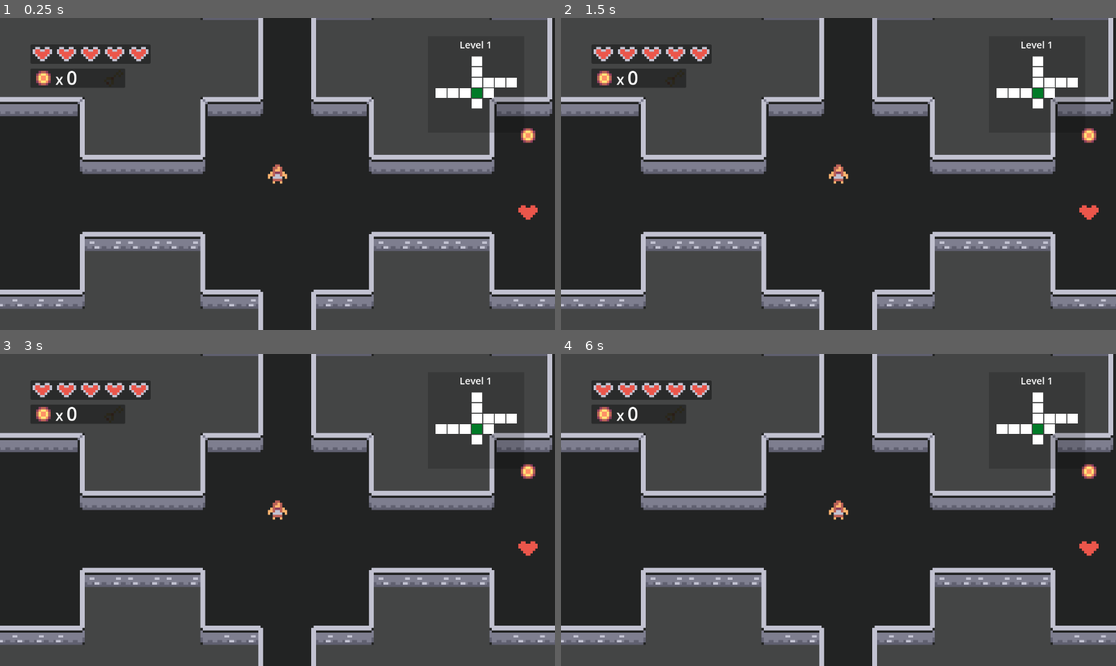
Above: before the commit, frames 1-4 (two rows, left to right).
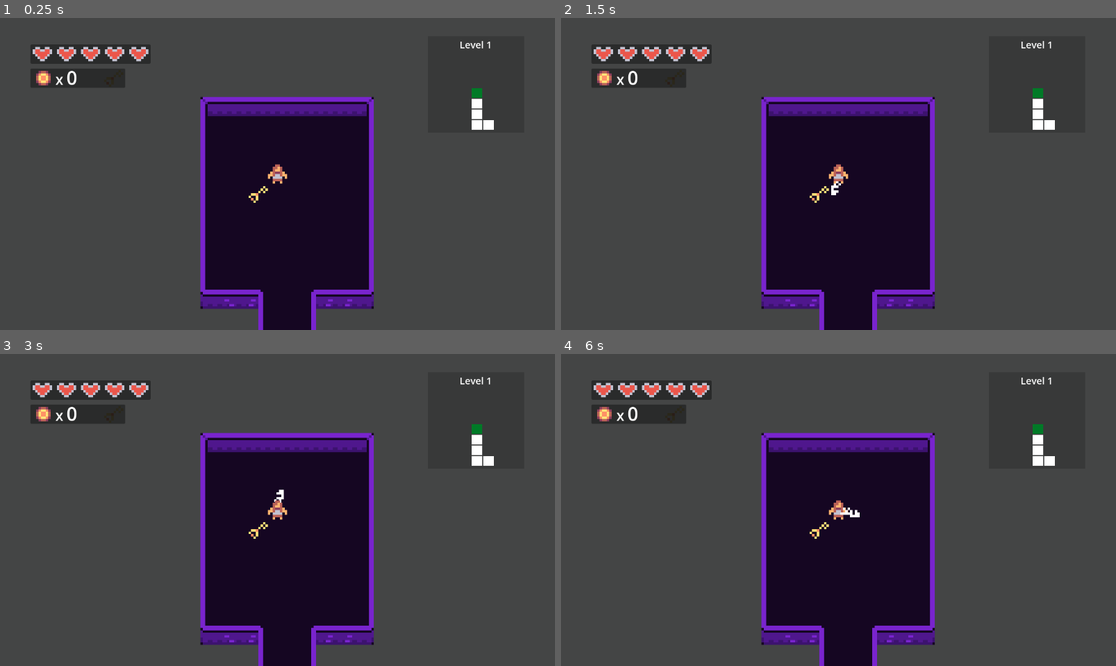
Above: after the commit, the same moments.

Repository: AyaPK/godot-roguelike
Game: Godot game, scene res://scenes/world.tscn
Same seed, same stepped clock (60 frames per second), same inputs: the game is played once before the commit and once after it.
Inputs:
- Up to frame 1 (0.25 s): no input
- Up to frame 2 (1.5 s): tap Enter at 0.5 s; hold Right (atk_right) 0.53-1.28 s; tap Space at 1.25 s; hold Down (atk_down) from 1.28 s (still down)
- Up to frame 3 (3 s): tap Enter at 2 s; release Down (atk_down) at 2.03 s; hold Right (atk_right) 2.03-2.78 s; tap Space at 2.75 s; hold Up (atk_up) from 2.78 s (still down)
- Up to frame 4 (6 s): tap Enter at 3.5 s; release Up (atk_up) at 3.53 s; hold Left (atk_left) 3.53-5.03 s; tap Space at 4.25 s; hold Down (atk_down) 5.03-5.78 s; hold Right (atk_right) from 5.78 s (still down)

The runs differ from the first frame. In frame 1, 57% of the frame differs, in the area x 0-100%, y 0-100%; in frame 2, 57%; in frame 3, 57%; in frame 4, 57%.

Commit message:
Add basic attack animation

Diff:
--- /dev/null
+++ b/default_bus_layout.tres
@@ -0,0 +1,4 @@
+[gd_resource type="AudioBusLayout" format=3 uid="uid://d38ig6lwld57h"]
+
+[resource]
+bus/0/volume_db = -0.130497
--- a/enemy/enemy.tscn
+++ b/enemy/enemy.tscn
@@ -58,3 +58,5 @@
 libraries = {
 &"": SubResource("AnimationLibrary_ppra6")
 }
+
+[node name="SFX" type="AudioStreamPlayer" parent="."]
--- a/globals/PlayerData.gd
+++ b/globals/PlayerData.gd
@@ -4,9 +4,14 @@
 var health: int = max_health
 var coins: int = 0
 var level: int = 1
-var map_seed: int = 42069
+var map_seed: int = 420
+
+var random_modulate: Color
 
 signal health_changed
+
+func _ready() -> void:
+	random_modulate = Color(randf_range(0,1), randf_range(0,1), randf_range(0,1))
 
 func change_health(num: int) -> void:
 	health += num
--- a/player/player.tscn
+++ b/player/player.tscn
@@ -1,7 +1,9 @@
-[gd_scene load_steps=7 format=3 uid="uid://dcxsq4hvthnmt"]
+[gd_scene load_steps=19 format=3 uid="uid://dcxsq4hvthnmt"]
 
 [ext_resource type="Texture2D" uid="uid://cckckhfe4g3q4" path="res://assets/art/character.png" id="1_oul6g"]
 [ext_resource type="Script" uid="uid://bqptt2y2qjo18" path="res://scripts/player.gd" id="1_rkbax"]
+[ext_resource type="AudioStream" uid="uid://clifq3vruoei2" path="res://sfx/walk.wav" id="3_g1dw6"]
+[ext_resource type="Texture2D" uid="uid://bxyomvg8pqody" path="res://assets/art/slash.png" id="4_yw30f"]
 
 [sub_resource type="RectangleShape2D" id="RectangleShape2D_oul6g"]
 size = Vector2(40, 40)
@@ -43,6 +45,305 @@
 &"hit": SubResource("Animation_rkbax")
 }
 
+[sub_resource type="Animation" id="Animation_yw30f"]
+resource_name = "right"
+length = 0.05
+tracks/0/type = "value"
+tracks/0/imported = false
+tracks/0/enabled = true
+tracks/0/path = NodePath("swing:position")
+tracks/0/interp = 1
+tracks/0/loop_wrap = true
+tracks/0/keys = {
+"times": PackedFloat32Array(0),
+"transitions": PackedFloat32Array(1),
+"update": 0,
+"values": [Vector2(24, 0)]
+}
+tracks/1/type = "value"
+tracks/1/imported = false
+tracks/1/enabled = true
+tracks/1/path = NodePath("swing:rotation")
+tracks/1/interp = 1
+tracks/1/loop_wrap = true
+tracks/1/keys = {
+"times": PackedFloat32Array(0),
+"transitions": PackedFloat32Array(1),
+"update": 0,
+"values": [0.0]
+}
+tracks/2/type = "method"
+tracks/2/imported = false
+tracks/2/enabled = true
+tracks/2/path = NodePath(".")
+tracks/2/interp = 1
+tracks/2/loop_wrap = true
+tracks/2/keys = {
+"times": PackedFloat32Array(0.0333333),
+"transitions": PackedFloat32Array(1),
+"values": [{
+"args": [],
+"method": &"play_attack"
+}]
+}
+tracks/3/type = "value"
+tracks/3/imported = false
+tracks/3/enabled = true
+tracks/3/path = NodePath("swing:z_index")
+tracks/3/interp = 1
+tracks/3/loop_wrap = true
+tracks/3/keys = {
+"times": PackedFloat32Array(0),
+"transitions": PackedFloat32Array(1),
+"update": 1,
+"values": [0]
+}
+
+[sub_resource type="Animation" id="Animation_qjkh3"]
+length = 0.001
+tracks/0/type = "value"
+tracks/0/imported = false
+tracks/0/enabled = true
+tracks/0/path = NodePath("swing:position")
+tracks/0/interp = 1
+tracks/0/loop_wrap = true
+tracks/0/keys = {
+"times": PackedFloat32Array(0),
+"transitions": PackedFloat32Array(1),
+"update": 0,
+"values": [Vector2(0, 0)]
+}
+tracks/1/type = "value"
+tracks/1/imported = false
+tracks/1/enabled = true
+tracks/1/path = NodePath("swing:rotation")
+tracks/1/interp = 1
+tracks/1/loop_wrap = true
+tracks/1/keys = {
+"times": PackedFloat32Array(0),
+"transitions": PackedFloat32Array(1),
+"update": 0,
+"values": [0.0]
+}
+tracks/2/type = "value"
+tracks/2/imported = false
+tracks/2/enabled = true
+tracks/2/path = NodePath("swing:z_index")
+tracks/2/interp = 1
+tracks/2/loop_wrap = true
+tracks/2/keys = {
+"times": PackedFloat32Array(0),
+"transitions": PackedFloat32Array(1),
+"update": 1,
+"values": [-1]
+}
+
+[sub_resource type="Animation" id="Animation_g6k8r"]
+resource_name = "left"
+length = 0.05
+tracks/0/type = "value"
+tracks/0/imported = false
+tracks/0/enabled = true
+tracks/0/path = NodePath("swing:position")
+tracks/0/interp = 1
+tracks/0/loop_wrap = true
+tracks/0/keys = {
+"times": PackedFloat32Array(0),
+"transitions": PackedFloat32Array(1),
+"update": 0,
+"values": [Vector2(-27, 0)]
+}
+tracks/1/type = "value"
+tracks/1/imported = false
+tracks/1/enabled = true
+tracks/1/path = NodePath("swing:rotation")
+tracks/1/interp = 1
+tracks/1/loop_wrap = true
+tracks/1/keys = {
+"times": PackedFloat32Array(0),
+"transitions": PackedFloat32Array(1),
+"update": 0,
+"values": [3.14159]
+}
+tracks/2/type = "method"
+tracks/2/imported = false
+tracks/2/enabled = true
+tracks/2/path = NodePath(".")
+tracks/2/interp = 1
+tracks/2/loop_wrap = true
+tracks/2/keys = {
+"times": PackedFloat32Array(0.0333333),
+"transitions": PackedFloat32Array(1),
+"values": [{
+"args": [],
+"method": &"play_attack"
+}]
+}
+tracks/3/type = "value"
+tracks/3/imported = false
+tracks/3/enabled = true
+tracks/3/path = NodePath("swing:z_index")
+tracks/3/interp = 1
+tracks/3/loop_wrap = true
+tracks/3/keys = {
+"times": PackedFloat32Array(0),
+"transitions": PackedFloat32Array(1),
+"update": 1,
+"values": [0]
+}
+
+[sub_resource type="Animation" id="Animation_boad6"]
+resource_name = "up"
+length = 0.05
+tracks/0/type = "value"
+tracks/0/imported = false
+tracks/0/enabled = true
+tracks/0/path = NodePath("swing:position")
+tracks/0/interp = 1
+tracks/0/loop_wrap = true
+tracks/0/keys = {
+"times": PackedFloat32Array(0),
+"transitions": PackedFloat32Array(1),
+"update": 0,
+"values": [Vector2(-2, -22)]
+}
+tracks/1/type = "value"
+tracks/1/imported = false
+tracks/1/enabled = true
+tracks/1/path = NodePath("swing:rotation")
+tracks/1/interp = 1
+tracks/1/loop_wrap = true
+tracks/1/keys = {
+"times": PackedFloat32Array(0),
+"transitions": PackedFloat32Array(1),
+"update": 0,
+"values": [4.71239]
+}
+tracks/2/type = "method"
+tracks/2/imported = false
+tracks/2/enabled = true
+tracks/2/path = NodePath(".")
+tracks/2/interp = 1
+tracks/2/loop_wrap = true
+tracks/2/keys = {
+"times": PackedFloat32Array(0.0333333),
+"transitions": PackedFloat32Array(1),
+"values": [{
+"args": [],
+"method": &"play_attack"
+}]
+}
+tracks/3/type = "value"
+tracks/3/imported = false
+tracks/3/enabled = true
+tracks/3/path = NodePath("swing:z_index")
+tracks/3/interp = 1
+tracks/3/loop_wrap = true
+tracks/3/keys = {
+"times": PackedFloat32Array(0),
+"transitions": PackedFloat32Array(1),
+"update": 1,
+"values": [-1]
+}
+
+[sub_resource type="Animation" id="Animation_rgyib"]
+resource_name = "down"
+length = 0.05
+tracks/0/type = "value"
+tracks/0/imported = false
+tracks/0/enabled = true
+tracks/0/path = NodePath("swing:position")
+tracks/0/interp = 1
+tracks/0/loop_wrap = true
+tracks/0/keys = {
+"times": PackedFloat32Array(0),
+"transitions": PackedFloat32Array(1),
+"update": 0,
+"values": [Vector2(7.10543e-14, 24)]
+}
+tracks/1/type = "value"
+tracks/1/imported = false
+tracks/1/enabled = true
+tracks/1/path = NodePath("swing:rotation")
+tracks/1/interp = 1
+tracks/1/loop_wrap = true
+tracks/1/keys = {
+"times": PackedFloat32Array(0),
+"transitions": PackedFloat32Array(1),
+"update": 0,
+"values": [1.5708]
+}
+tracks/2/type = "method"
+tracks/2/imported = false
+tracks/2/enabled = true
+tracks/2/path = NodePath(".")
+tracks/2/interp = 1
+tracks/2/loop_wrap = true
+tracks/2/keys = {
+"times": PackedFloat32Array(0.0333333),
+"transitions": PackedFloat32Array(1),
+"values": [{
+"args": [],
+"method": &"play_attack"
+}]
+}
+tracks/3/type = "value"
+tracks/3/imported = false
+tracks/3/enabled = true
+tracks/3/path = NodePath("swing:z_index")
+tracks/3/interp = 1
+tracks/3/loop_wrap = true
+tracks/3/keys = {
+"times": PackedFloat32Array(0),
+"transitions": PackedFloat32Array(1),
+"update": 1,
+"values": [-1]
+}
+
+[sub_resource type="AnimationLibrary" id="AnimationLibrary_qjkh3"]
+_data = {
+&"RESET": SubResource("Animation_qjkh3"),
+&"down": SubResource("Animation_rgyib"),
+&"left": SubResource("Animation_g6k8r"),
+&"right": SubResource("Animation_yw30f"),
+&"up": SubResource("Animation_boad6")
+}
+
+[sub_resource type="AtlasTexture" id="AtlasTexture_g6k8r"]
+atlas = ExtResource("4_yw30f")
+region = Rect2(0, 0, 8, 8)
+
+[sub_resource type="AtlasTexture" id="AtlasTexture_boad6"]
+atlas = ExtResource("4_yw30f")
+region = Rect2(8, 0, 8, 8)
+
+[sub_resource type="AtlasTexture" id="AtlasTexture_rgyib"]
+atlas = ExtResource("4_yw30f")
+region = Rect2(16, 0, 8, 8)
+
+[sub_resource type="SpriteFrames" id="SpriteFrames_hg6s5"]
+animations = [{
+"frames": [{
+"duration": 1.0,
+"texture": null
+}, {
+"duration": 1.0,
+"texture": SubResource("AtlasTexture_g6k8r")
+}, {
+"duration": 1.0,
+"texture": SubResource("AtlasTexture_boad6")
+}, {
+"duration": 1.0,
+"texture": SubResource("AtlasTexture_rgyib")
+}, {
+"duration": 1.0,
+"texture": null
+}],
+"loop": false,
+"name": &"default",
+"speed": 20.0
+}]
+
 [node name="Player" type="CharacterBody2D" groups=["Player"]]
 z_index = 2
 script = ExtResource("1_rkbax")
@@ -62,3 +363,20 @@
 libraries = {
 &"": SubResource("AnimationLibrary_g1dw6")
 }
+
+[node name="SFX" type="AudioStreamPlayer2D" parent="."]
+stream = ExtResource("3_g1dw6")
+volume_db = -5.0
+
+[node name="SFX2" type="AudioStreamPlayer2D" parent="."]
+stream = ExtResource("3_g1dw6")
+
+[node name="AtkAnim" type="AnimationPlayer" parent="."]
+libraries = {
+&"": SubResource("AnimationLibrary_qjkh3")
+}
+
+[node name="swing" type="AnimatedSprite2D" parent="."]
+z_index = -1
+scale = Vector2(5, 5)
+sprite_frames = SubResource("SpriteFrames_hg6s5")
--- a/project.godot
+++ b/project.godot
@@ -18,6 +18,7 @@
 [autoload]
 
 PlayerData="*res://globals/PlayerData.gd"
+Sfx="*res://scenes/SFX.tscn"
 
 [global_group]
 
--- /dev/null
+++ b/scenes/SFX.tscn
@@ -0,0 +1,35 @@
+[gd_scene load_steps=8 format=3 uid="uid://c4r83x1d6bnlm"]
+
+[ext_resource type="AudioStream" uid="uid://chby07eu0dub5" path="res://sfx/coin.wav" id="1_84khp"]
+[ext_resource type="Script" uid="uid://ccfwutgacmvcl" path="res://scripts/sfx.gd" id="1_krya2"]
+[ext_resource type="AudioStream" uid="uid://dbpl0am72pe65" path="res://sfx/heart.wav" id="2_krya2"]
+[ext_resource type="AudioStream" uid="uid://byme82hy7n247" path="res://sfx/key.wav" id="3_voggf"]
+[ext_resource type="AudioStream" uid="uid://baevhj1ukqap0" path="res://sfx/door.wav" id="4_0jrv7"]
+[ext_resource type="AudioStream" uid="uid://b3jetpsp5q6c1" path="res://sfx/death.wav" id="5_1pw5g"]
+[ext_resource type="AudioStream" uid="uid://blkm1v5pm3ym6" path="res://sfx/music.mp3" id="7_voggf"]
+
+[node name="Sfx" type="Node2D"]
+script = ExtResource("1_krya2")
+
+[node name="coin" type="AudioStreamPlayer" parent="."]
+stream = ExtResource("1_84khp")
+
+[node name="heart" type="AudioStreamPlayer" parent="."]
+stream = ExtResource("2_krya2")
+volume_db = -5.0
+
+[node name="key" type="AudioStreamPlayer" parent="."]
+stream = ExtResource("3_voggf")
+volume_db = -10.0
+
+[node name="door" type="AudioStreamPlayer" parent="."]
+stream = ExtResource("4_0jrv7")
+
+[node name="death" type="AudioStreamPlayer" parent="."]
+stream = ExtResource("5_1pw5g")
+volume_db = -3.0
+
+[node name="music" type="AudioStreamPlayer" parent="."]
+stream = ExtResource("7_voggf")
+volume_db = -12.0
+autoplay = true
--- a/scenes/world.tscn
+++ b/scenes/world.tscn
@@ -18,11 +18,11 @@
 [node name="Generation" parent="." instance=ExtResource("3_k0juu")]
 script = ExtResource("4_71j4m")
 enemy_spawn_chance = 0.8
-coin_spawn_chance = 0.4
-heart_spawn_chance = 0.3
+coin_spawn_chance = 0.3
+heart_spawn_chance = 0.5
 max_enemies = 2
-max_coins = 2
-max_hearts = 2
+max_coins = 3
+max_hearts = 3
 
 [node name="Enemies" type="Node" parent="." groups=["Enemy_Manager"]]
 script = ExtResource("5_qfnet")
--- a/scripts/coin.gd
+++ b/scripts/coin.gd
@@ -3,5 +3,6 @@
 
 func _on_body_entered(body: Node2D) -> void:
 	if body.is_in_group("Player"):
+		Sfx.get_child(0).play()
 		PlayerData.coins += 1
 		queue_free()
--- a/scripts/enemy.gd
+++ b/scripts/enemy.gd
@@ -39,8 +39,8 @@
 
 func take_damage(damage_taken: int) -> void:
 	hp -= damage_taken
-	if hp <= 0:
-		queue_free()
 	$AnimationPlayer.play("hit")
 	if randf() > attack_chance:
 		player.take_damage(damage)
+	if hp <= 0:
+		queue_free()
--- a/scripts/exit_door.gd
+++ b/scripts/exit_door.gd
@@ -1,9 +1,9 @@
 extends Area2D
-
 
 func _on_body_entered(body: Node2D) -> void:
 	if body.is_in_group("Player"):
 		if body.has_key:
 			PlayerData.level += 1
 			PlayerData.map_seed += randi_range(1, 6969)
+			Sfx.door.play()
 			get_tree().reload_current_scene()
--- a/scripts/generation.gd
+++ b/scripts/generation.gd
@@ -4,7 +4,7 @@
 
 var map_width: int = 7
 var map_height: int = 7
-var rooms: int = 12
+var rooms: int = 5
 var room_counter: int = 0
 var rooms_instantiated = false
 var first_room_pos: Vector2
@@ -89,6 +89,7 @@
 			if !map[x][y]:
 				continue
 			var room = room_scene.instantiate()
+
 			room.position = Vector2(x, y) * 600
 			if y > 0 and map[x][y - 1]:
 				room.north()
--- a/scripts/heart.gd
+++ b/scripts/heart.gd
@@ -4,5 +4,6 @@
 func _on_body_entered(body: Node2D) -> void:
 	if body.is_in_group("Player"):
 		if PlayerData.health < PlayerData.max_health:
+			Sfx.heart.play()
 			PlayerData.change_health(2)
 			queue_free()
--- a/scripts/key.gd
+++ b/scripts/key.gd
@@ -3,5 +3,6 @@
 
 func _on_body_entered(body: Node2D) -> void:
 	if body.is_in_group("Player"):
+		Sfx.key.play()
 		body.has_key = true
 		queue_free()
--- a/scripts/player.gd
+++ b/scripts/player.gd
@@ -2,6 +2,10 @@
 
 signal player_moved
 signal player_hit
+
+const WALK = preload("res://sfx/walk.wav")
+const HURT = preload("res://sfx/Hurt.wav")
+const SWORD_SLASH = preload("res://sfx/Sword_Slash.wav")
 
 var has_key: bool = false
 
@@ -23,12 +27,16 @@
 		move(velocity)
 	elif Input.is_action_just_pressed("atk_up"):
 		try_attack(Vector2.UP)
+		$AtkAnim.play("up")
 	elif Input.is_action_just_pressed("atk_down"):
 		try_attack(Vector2.DOWN)
+		$AtkAnim.play("down")
 	elif Input.is_action_just_pressed("atk_left"):
 		try_attack(Vector2.LEFT)
+		$AtkAnim.play("left")
 	elif Input.is_action_just_pressed("atk_right"):
 		try_attack(Vector2.RIGHT)
+		$AtkAnim.play("right")
 
 func move(dir: Vector2) -> void:
 	var space_rid = get_world_2d().space
@@ -39,14 +47,20 @@
 	if result:
 		if result.collider.is_in_group("walls"):
 			return
+	$SFX.stream = WALK
+	$SFX.play()
 	position += 40 * dir
 	player_moved.emit()
 
-func take_damage(damage_taken: int) -> void:
+func take_damage(_damage_taken: int) -> void:
 	PlayerData.change_health(-1)
 	$AnimationPlayer.play("hit")
 	if PlayerData.health <= 0:
+		Sfx.death.play()
 		get_tree().reload_current_scene()
+	if PlayerData.health > 0:
+		$SFX.stream = HURT
+		$SFX.play()
 	player_hit.emit()
 
 func try_attack(direction: Vector2) -> void:
@@ -54,8 +68,14 @@
 	var space_state = PhysicsServer2D.space_get_direct_state(space_rid)
 	var query = PhysicsRayQueryParameters2D.create(global_position, global_position + Vector2(48, 48) * direction)
 	var result = space_state.intersect_ray(query)
+	$SFX2.stream = SWORD_SLASH
+	$SFX2.play()
 	if result:
 		if result.collider.is_in_group("Enemy"):
 			result.collider.take_damage(1)
 	else:
 		player_moved.emit()
+
+func play_attack() -> void:
+	$swing.frame = 0
+	$swing.play()
--- a/scripts/room.gd
+++ b/scripts/room.gd
@@ -13,6 +13,9 @@
 var used_positions : Array
 
 func _ready():
+	for c in get_children():
+		if c is TileMapLayer:
+			c.modulate = PlayerData.random_modulate
 	if Generation:
 		generate_interior()
 
--- /dev/null
+++ b/scripts/sfx.gd
@@ -0,0 +1,7 @@
+extends Node2D
+
+@onready var coin: AudioStreamPlayer = $coin
+@onready var heart: AudioStreamPlayer = $heart
+@onready var key: AudioStreamPlayer = $key
+@onready var door: AudioStreamPlayer = $door
+@onready var death: AudioStreamPlayer = $death
Binary file added: assets/art/slash.png
Not shown, added: assets/art/slash.png.import
Not shown, added: scripts/sfx.gd.uid
Not shown, added: sfx/Hurt.wav.import
Not shown, added: sfx/Sword_Slash.wav.import
Not shown, added: sfx/coin.wav.import
Not shown, added: sfx/death.wav.import
Not shown, added: sfx/door.wav.import
Not shown, added: sfx/heart.wav.import
Not shown, added: sfx/key.wav.import
Not shown, added: sfx/music.mp3.import
Not shown, added: sfx/walk.wav.import
(and 9 more such lines)
